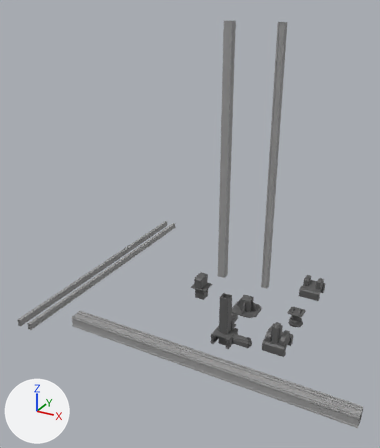
The glTF model assets/3DModels/Gantry/Gantry.glb, before and after one commit.
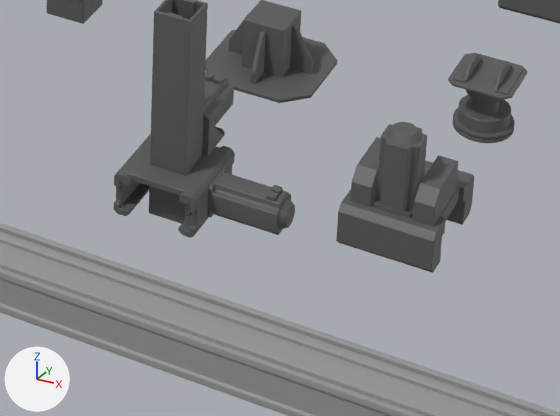
Each version is shown whole from a 50 mm camera at (2.51, -6.32, 4.35) aimed at (-0.71, -0.47, 1.43), then close up on the part from 49% to 82% of the width and 66% to 87% of the height. The axes (+X, +Y, +Z) are drawn at lower left. The lights are the same throughout. The older version's two pictures come first. Vertices at exactly the same position are counted once.

Objects in the first close-up: 'Beam_Main', 'Beam_MainCarriage_01', 'Beam_MainCarriage_02', 'Carriage', 'Leg_Base', 'Leg_Top', 'Tool_01'.
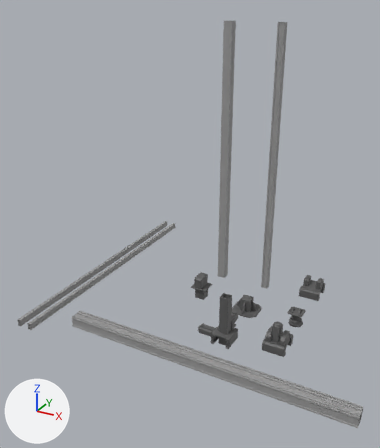
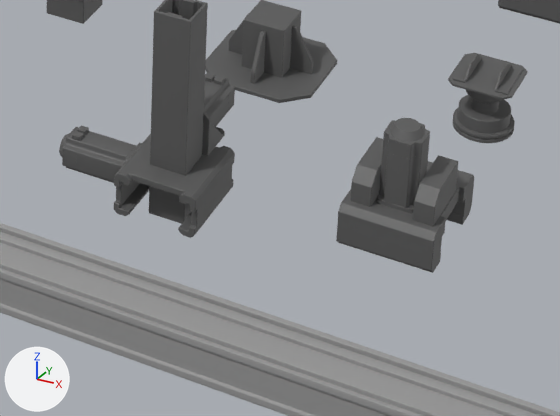
Where the newer file only moved an object's origin or applied its transform, the numbers keep the older frame.

Edits to the bpy script that builds the scene:
```text
Change me_beam_maincarriage_01:
    where me_beam_maincarriage_01.from_pydata(...)  # 1335 vertices, 2466 faces; spans x -0.149..0.149, y -0.182..0.182, z -0.092..0.313
    used by ob_beam_maincarriage_01; location = (0.762, -0.762, 0.181)
    me_beam_maincarriage_01 part 1: the loose piece of 56 vertices spanning x -0.06..0.061, y -0.137..-0.016, z 0.054..0.068 is moved by (0.0, 0.024, 0.0)
    me_beam_maincarriage_01 part 2: the loose piece of 468 vertices spanning x -0.059..0.061, y -0.137..-0.017, z 0.068..0.289 is moved by (0.0, 0.024, 0.0)
    me_beam_maincarriage_01 part 3: the loose piece of 121 vertices spanning x -0.051..0.053, y -0.129..-0.025, z 0.289..0.313 is moved by (0.0, 0.024, 0.0)
Change me_carriage:
    used by ob_carriage; location = (0.0, -0.762, 0.058)
    remove me_carriage.from_pydata(...)  # 2613 vertices, 4964 faces; spans x -0.141..0.396, y -0.157..0.333, z -0.167..0.583
    add me_carriage.from_pydata(...)  # 2613 vertices, 4964 faces; spans x -0.399..0.141, y -0.157..0.333, z -0.167..0.583
    me_carriage part 4: the loose piece of 56 vertices spanning x 0.137..0.151, y -0.061..0.06, z -0.115..0.006 is turned 90 degrees about the z axis through its middle, then moved by (-0.142, 0.082, 0.154)
    me_carriage part 5: the loose piece of 468 vertices spanning x 0.151..0.372, y -0.061..0.059, z -0.114..0.006 is turned 90 degrees about the z axis through its middle, then moved by (-0.26, 0.199, 0.154)
    me_carriage part 6: the loose piece of 121 vertices spanning x 0.372..0.396, y -0.053..0.051, z -0.106..-0.002 is turned 90 degrees about the z axis through its middle, then moved by (-0.382, 0.322, 0.154)
    me_carriage part 7: the loose piece of 56 vertices spanning x 0.324..0.352, y 0.003..0.031, z 0.003..0.018 is turned 90 degrees about the z axis through its middle, then moved by (-0.354, 0.258, 0.154)
    me_carriage part 8: the loose piece of 56 vertices spanning x 0.324..0.352, y -0.033..-0.005, z 0.003..0.018 is turned 90 degrees about the z axis through its middle, then moved by (-0.318, 0.294, 0.154)
    me_carriage part 9: the loose piece of 56 vertices spanning x -0.062..0.059, y 0.074..0.088, z 0.041..0.162 is turned 90 degrees about the z axis through its middle, then moved by (-0.145, -0.082, -0.158)
    me_carriage part 10: the loose piece of 468 vertices spanning x -0.062..0.058, y 0.089..0.309, z 0.041..0.161 is turned 90 degrees about the z axis through its middle, then moved by (-0.263, -0.2, -0.158)
    me_carriage part 11: the loose piece of 121 vertices spanning x -0.054..0.05, y 0.309..0.333, z 0.049..0.153 is turned 90 degrees about the z axis through its middle, then moved by (-0.385, -0.322, -0.158)
    me_carriage part 12: the loose piece of 56 vertices spanning x -0.034..-0.006, y 0.261..0.289, z 0.158..0.174 is turned 90 degrees about the z axis through its middle, then moved by (-0.321, -0.294, -0.158)
    me_carriage part 13: the loose piece of 56 vertices spanning x 0.002..0.03, y 0.261..0.289, z 0.158..0.174 is turned 90 degrees about the z axis through its middle, then moved by (-0.357, -0.258, -0.158)
```

Changed parts and their boxes (x1, y1, x2, y2) in the close-ups (560 x 416 px; the box of a moved part takes in the faces that stretch with it):
'Carriage', reshaped: before (114, 0, 295, 238); after (59, 0, 235, 238)
'Beam_MainCarriage_01', reshaped: before (336, 122, 474, 273); after (336, 118, 474, 273)
part 1 of me_beam_maincarriage_01, moved or reshaped: before (373, 198, 413, 218); after (376, 194, 414, 214)
part 2 of me_beam_maincarriage_01, moved or reshaped: before (376, 124, 427, 212); after (379, 120, 430, 208)
part 3 of me_beam_maincarriage_01, moved or reshaped: before (386, 122, 422, 146); after (389, 118, 425, 142)
part 4 of me_carriage, moved or reshaped (not visible afterwards): before (207, 168, 227, 218)
part 5 of me_carriage, moved or reshaped: before (211, 172, 291, 235); after (204, 73, 235, 127)
part 6 of me_carriage, moved or reshaped (not visible afterwards): before (277, 197, 295, 230)
part 7 of me_carriage, moved or reshaped: before (271, 185, 282, 195); after (205, 73, 214, 82)
part 8 of me_carriage, moved or reshaped: before (266, 191, 278, 201); after (214, 76, 225, 85)
part 9 of me_carriage, moved or reshaped (not visible before): after (124, 143, 142, 164)
part 10 of me_carriage, moved or reshaped: before (204, 72, 234, 126); after (62, 127, 136, 183)
part 11 of me_carriage, moved or reshaped (not visible before): after (59, 133, 70, 157)
part 12 of me_carriage, moved or reshaped: before (205, 72, 214, 81); after (72, 131, 83, 141)
part 13 of me_carriage, moved or reshaped: before (213, 75, 224, 84); after (78, 125, 89, 135)
